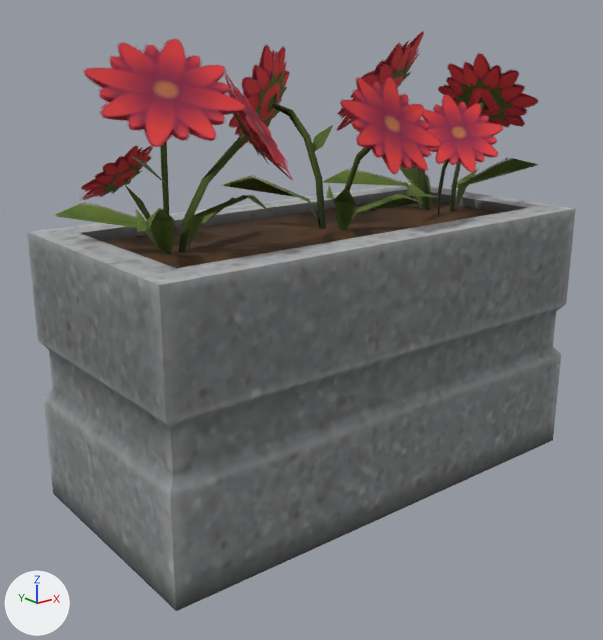
Two versions of the FBX model Assets/XanaBuilder Assets/Models/VEG/03_Flowers/VEG0310050_PotRed/VEG0310050.fbx, one commit apart.
Before and after are seen from a 50 mm lens placed at (-0.97, -1.154, 0.771), pointed at (-0.038, 0.01, 0.305). Arrows for +X, +Y and +Z are at lower left; the lights stay in place. Where no turn or scale is listed for an object, it has been applied to the vertices.

Script lines for the objects in view, before the commit:
```python
mat_mtveg0310050_placemode = principled_material('mtVEG0310050_PlaceMode')
mat_mtveg0310050_placemode.texture = img_txveg0310050_diffuse_png  # with its transparency
mat_mtveg0310050_placemode.roughness = 0.859
me_mesh = bpy.data.meshes.new('Mesh')
me_mesh.from_pydata(...)  # 436 vertices, 450 faces; spans x -0.476..0.524, y -0.223..0.229, z -0.004..0.826
me_mesh.materials.append(mat_mtveg0310050_placemode)  # picture img_txveg0310050_diffuse_png
ob_smveg0310050 = bpy.data.objects.new('smVEG0310050', me_mesh)
ob_smveg0310050.location = (0.0, 0.0, 0.0)
```
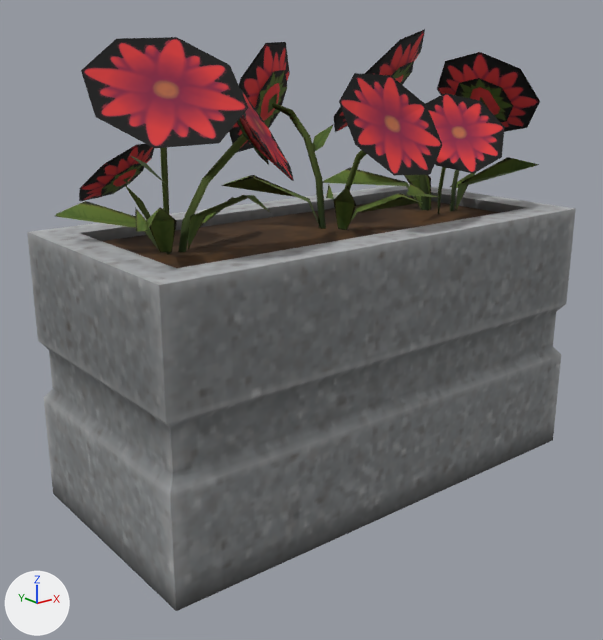
Scene script edits in JSON lines:
```json
{"op": "set", "path": "mat_mtveg0310050_placemode.texture", "old": "img_txveg0310050_diffuse_png", "new": "img_txveg0310050_diffuse_png", "note": "with its transparency -> not seen"}
```

Where the change shows, as pixel boxes [x1, y1, x2, y2] in the pictures (603 x 640 px):
```json
{"object": "smVEG0310050", "change": "surface changed", "before": [55, 29, 542, 263], "after": [55, 29, 542, 263]}
```
